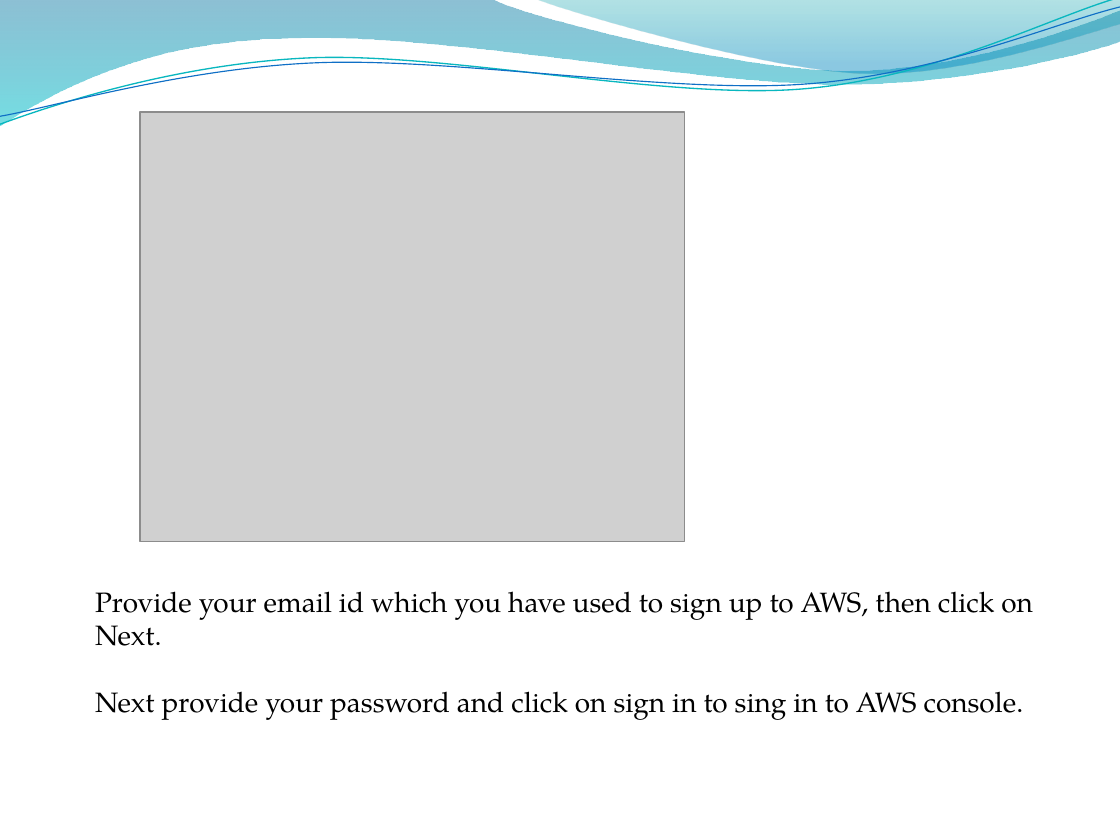
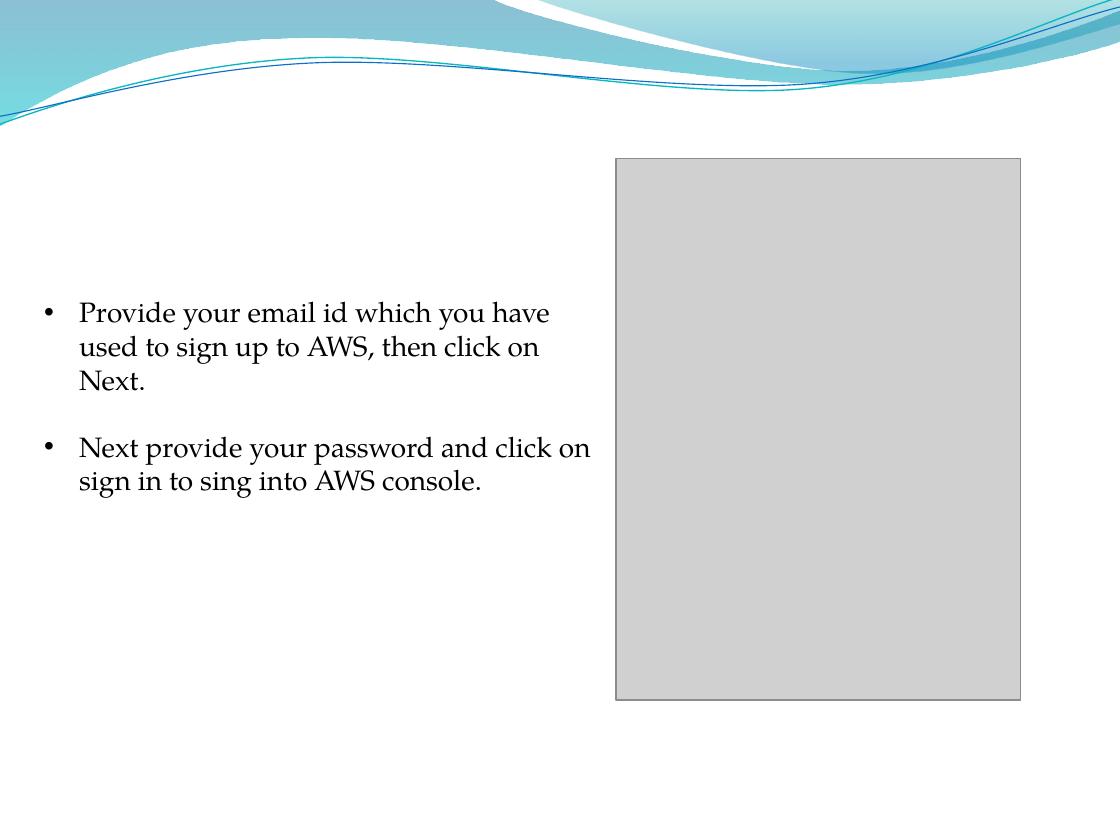
Before and after one commit to godwillngwanah/AWS-Sol-Arch-02, a slide deck: slide 8 of Batch-07/Proff Lecture Material/4. AWS Signup.pptx (slide 9 before the commit). Drawn at 1120x840 pixels with LibreOffice and Linux fonts; fonts in the diff are those of the drawing; grey boxes stand for pictures; background and template pictures are left out. Boxes give left, top, right and bottom in pixels: in the first picture for what was removed or moved away, otherwise in the second. Text is boxed around its words. In the diff, an @@ line names an element or a change of style, - is before the commit and + after.

```diff
--- a/Batch-07/Proff Lecture Material/4. AWS Signup.pptx
+++ b/Batch-07/Proff Lecture Material/4. AWS Signup.pptx
@@ picture removed at <box>140,112,684,541</box> @@
@@ picture added at <box>616,159,1020,700</box> @@
@@ text "Provide your email id which ...": place and size @@
-text "Provide your email id which ..." at <box>95,591,1033,720</box>
+text "Provide your email id which ..." at <box>79,301,591,498</box>
@@ text at <box>79,301,549,391</box>: bullet none to • @@
@@ text at <box>79,436,591,498</box>: text changed @@
-Next provide your password and click on sign in to sing in to AWS console.
+• Next provide your password and click on sign in to sing into AWS console.
```
Also in this commit, not shown: 2 other slides changed, 1 slide added, 2 slides removed, 27 other files.
